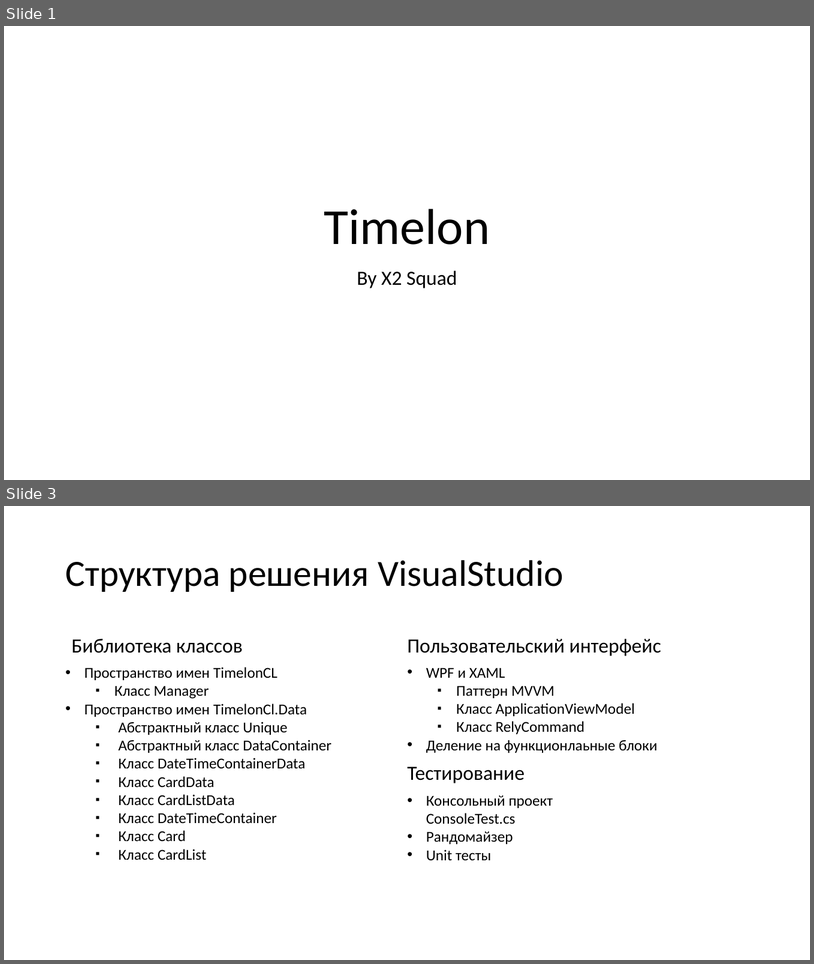
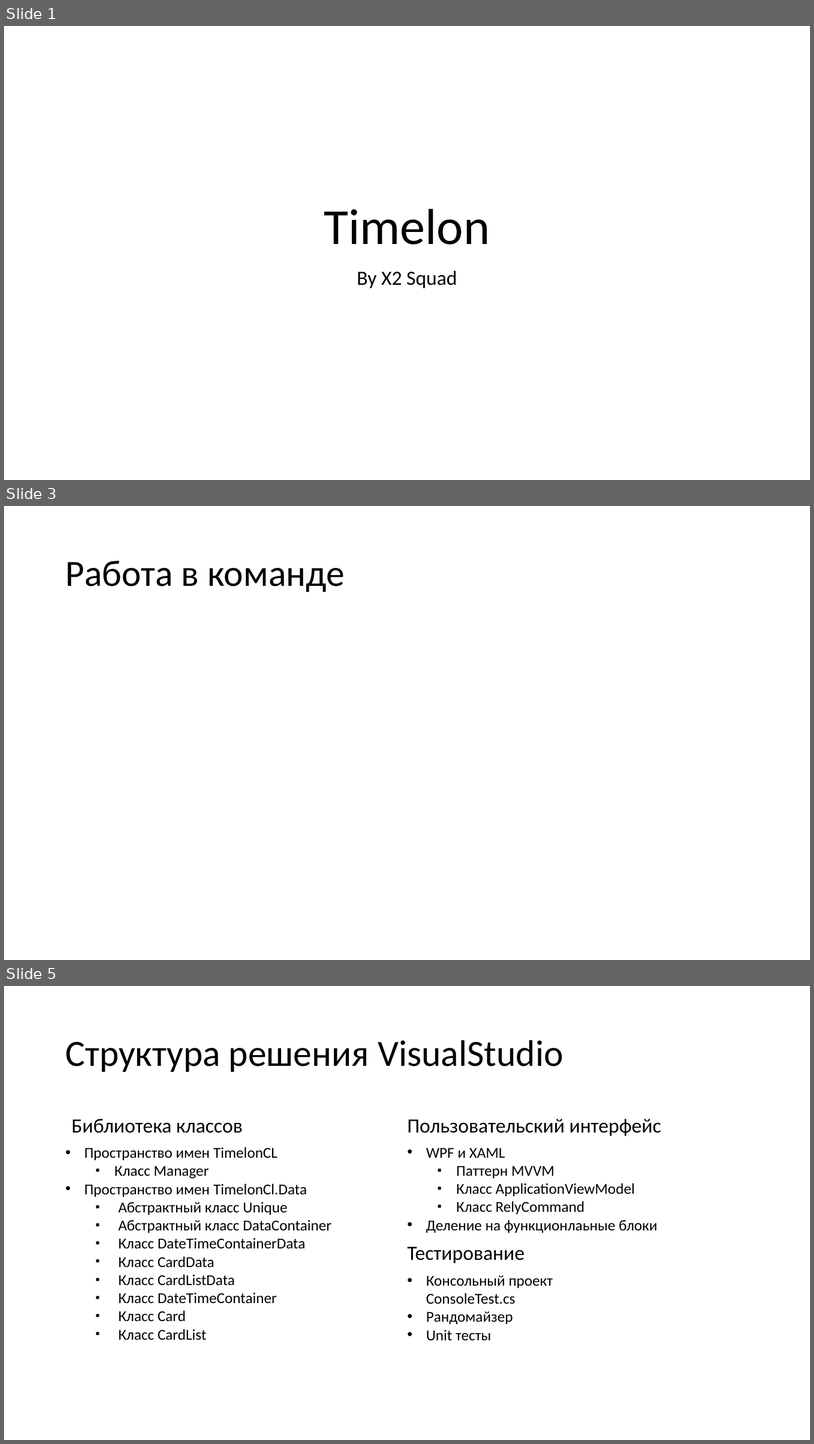
Before and after one commit to N0tilT/Timelon, a slide deck: docs/Timelon.pptx. Shown one above the other, each under a label of ours: slides 1 and 3 before the commit, slides 1, 3 and 5 after it; the slides between them are not shown. The pictures are 814x964 and 814x1444 pixels, drawn with LibreOffice and Linux fonts; fonts in the diff are those of the drawing. Boxes give left, top, right and bottom in pixels: in the first picture for what was removed or moved away, otherwise in the second. Text is boxed around its words. In the diff, an @@ line names an element or a change of style, - is before the commit and + after.

```diff
--- a/docs/Timelon.pptx
+++ b/docs/Timelon.pptx
@@ slide 3 added at bbox=[4, 506, 810, 960], background #FFFFFF @@
@@ title added at bbox=[65, 561, 345, 592], 44 pt, text #000000 @@
+Работа в команде
@@ what was slide 3 is now slide 5 @@
```
Also in this commit, not shown: 2 slides changed, 17 other slides added.
